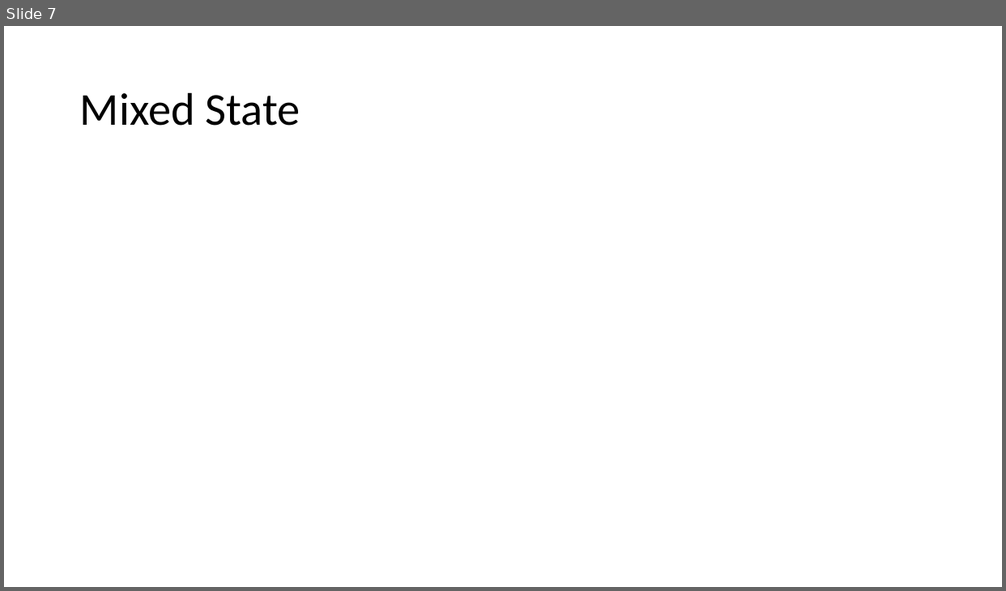
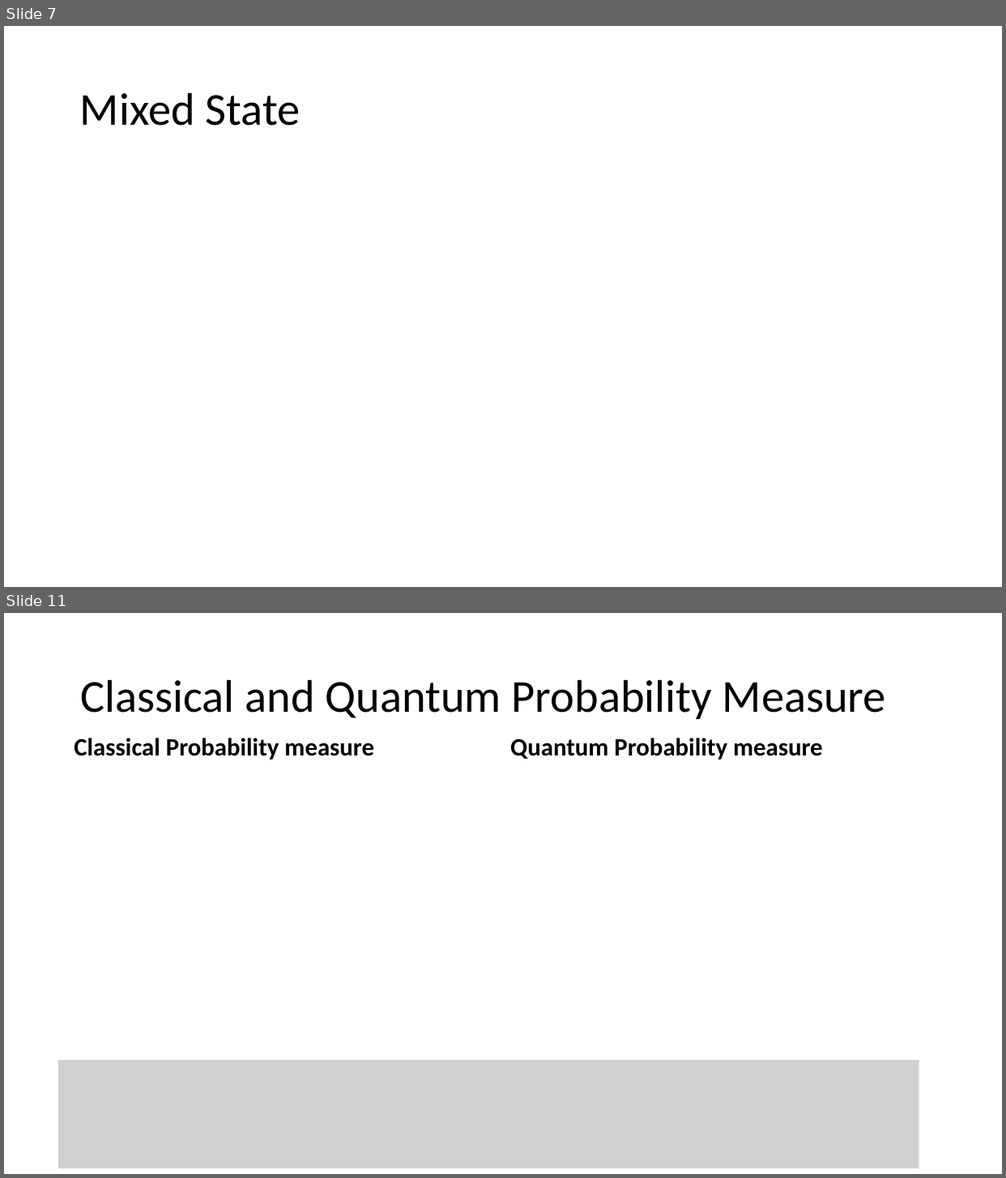
Before and after one commit to yuttai/Contextuality-and-Nonlocality-in-Discrete-Quantum-Theory, a slide deck: defense.pptx. Shown one above the other, each under a label of ours: slide 7 before the commit, slides 7 and 11 after it; the slides between them are not shown. The pictures are 1006x591 and 1006x1178 pixels, drawn with LibreOffice and Linux fonts; fonts in the diff are those of the drawing; grey boxes stand for pictures. Boxes give left, top, right and bottom in pixels: in the first picture for what was removed or moved away, otherwise in the second. Text is boxed around its words. In the diff, an @@ line names an element or a change of style, - is before the commit and + after.

Commit message:
dissertation.lyx "2.2.1 Classical and Quantum Probability Spaces" Added a TODO...

```diff
--- a/defense.pptx
+++ b/defense.pptx
@@ slide 11 added at [4, 613, 1002, 1174], background #FFFFFF @@
@@ title added at [80, 679, 886, 719], 44 pt, text #000000 @@
+Classical and Quantum Probability Measure
@@ text added at [74, 738, 374, 760], 24 pt, text #000000, bold @@
+Classical Probability measure
@@ text added at [510, 738, 823, 760], 24 pt, text #000000, bold @@
+Quantum Probability measure
@@ picture added at [58, 1061, 919, 1169] @@
```
Also in this commit, not shown: 1 slide changed, 6 other slides added, 4 other files.
